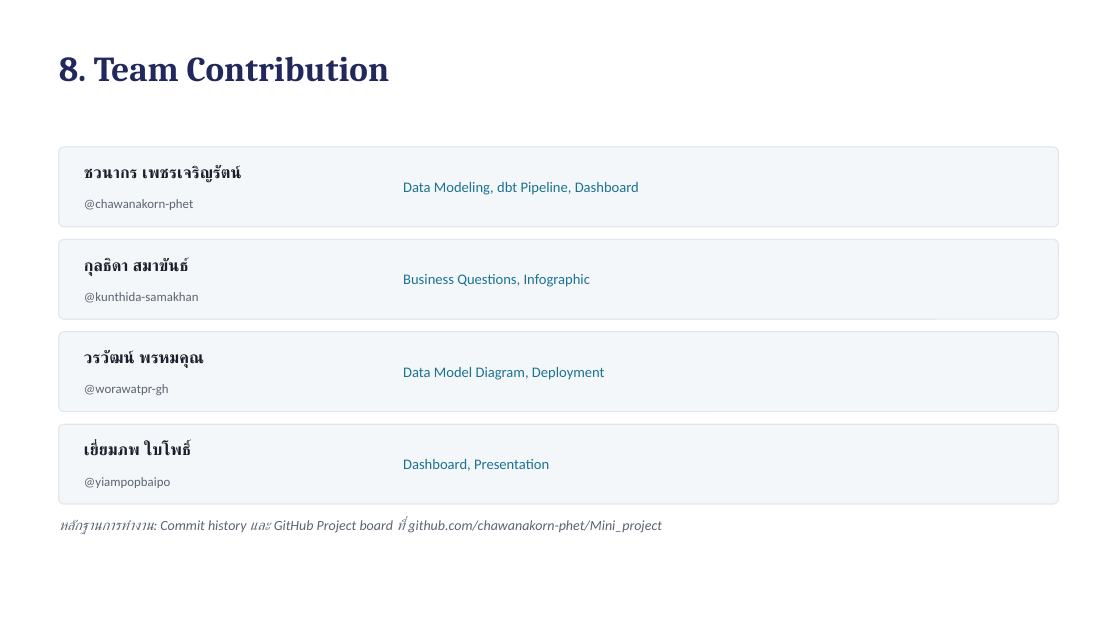
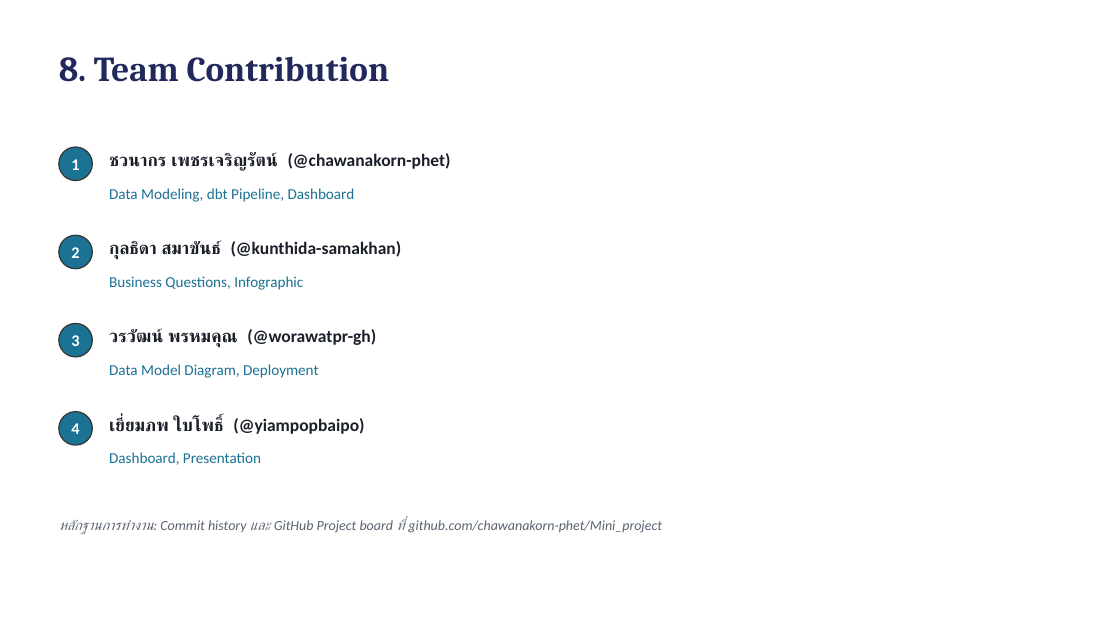
Before and after one commit to chawanakorn-phet/Mini_project, a slide deck: slide 11 of deliverables/Mini_Project_Olist_DW.pptx. Drawn at 1120x630 pixels with LibreOffice and Linux fonts; fonts in the diff are those of the drawing. Boxes give left, top, right and bottom in pixels: in the first picture for what was removed or moved away, otherwise in the second. Text is boxed around its words. In the diff, an @@ line names an element or a change of style, - is before the commit and + after.

Commit message:
Rebuild Team Contribution slide with a simpler shape pattern
PowerPoint flagged the deck for repair on open and silently dropped the
Team Contribution slide, even though it passed full OOXML schema/
relationship/content-type validation. Rebuilt that slide using the same
ellipse+text pattern already proven safe on the Business Questions
slides, instead of the roundRect card background it used before.

```diff
--- a/deliverables/Mini_Project_Olist_DW.pptx
+++ b/deliverables/Mini_Project_Olist_DW.pptx
@@ rounded rectangle removed at <box>59,147,1059,227</box> @@
@@ ellipse added at <box>59,147,92,181</box>, fill #1C7293, outline #333333 1 pt @@
@@ text added at <box>71,159,79,170</box>, 14 pt, text #FFFFFF, bold @@
+1
@@ text removed at <box>84,166,240,183</box> @@
-ชวนากร เพชรเจริญรัตน์
@@ size 12.5 to 13 pt in 4 elements at <box>109,364,319,378</box>, <box>109,276,303,290</box>, <box>109,452,261,465</box>, <box>109,188,355,202</box> @@
@@ text "Data Modeling, dbt Pipeline, Dashboard": place and size @@
-text "Data Modeling, dbt Pipeline, Dashboard" at <box>403,182,639,195</box>
+text "Data Modeling, dbt Pipeline, Dashboard" at <box>109,188,355,202</box>
@@ text at <box>109,153,451,171</box>: text changed; size 11 to 15 pt; text colour #5B6472 to #1B1F2A; bold on @@
-@chawanakorn-phet
+ชวนากร เพชรเจริญรัตน์ (@chawanakorn-phet)
@@ rounded rectangle removed at <box>59,239,1059,319</box> @@
@@ ellipse added at <box>59,235,92,269</box>, fill #1C7293, outline #333333 1 pt @@
@@ text added at <box>71,247,79,258</box>, 14 pt, text #FFFFFF, bold @@
+2
@@ text removed at <box>84,258,189,276</box> @@
-กุลธิดา สมาขันธ์
@@ text "Business Questions, Infographic": place and size @@
-text "Business Questions, Infographic" at <box>403,274,590,287</box>
+text "Business Questions, Infographic" at <box>109,276,303,290</box>
@@ text at <box>109,241,402,260</box>: text changed; size 11 to 15 pt; text colour #5B6472 to #1B1F2A; bold on @@
-@kunthida-samakhan
+กุลธิดา สมาขันธ์ (@kunthida-samakhan)
@@ ellipse added at <box>59,323,92,357</box>, fill #1C7293, outline #333333 1 pt @@
@@ text at <box>109,329,376,348</box>: text changed; size 11 to 15 pt; text colour #5B6472 to #1B1F2A; bold on @@
-@worawatpr-gh
+วรวัฒน์ พรหมคุณ (@worawatpr-gh)
@@ rounded rectangle removed at <box>59,332,1059,412</box> @@
@@ text added at <box>71,335,79,346</box>, 14 pt, text #FFFFFF, bold @@
+3
@@ text removed at <box>84,351,204,368</box> @@
-วรวัฒน์ พรหมคุณ
@@ text "Data Model Diagram, Deployment": place and size @@
-text "Data Model Diagram, Deployment" at <box>403,367,605,380</box>
+text "Data Model Diagram, Deployment" at <box>109,364,319,378</box>
@@ ellipse added at <box>59,412,92,445</box>, fill #1C7293, outline #333333 1 pt @@
@@ text at <box>109,417,364,434</box>: text changed; size 11 to 15 pt; text colour #5B6472 to #1B1F2A; bold on @@
-@yiampopbaipo
+เยี่ยมภพ ใบโพธิ์ (@yiampopbaipo)
@@ rounded rectangle removed at <box>59,424,1059,504</box> @@
@@ text added at <box>71,423,79,434</box>, 14 pt, text #FFFFFF, bold @@
+4
@@ text removed at <box>84,443,191,456</box> @@
-เยี่ยมภพ ใบโพธิ์
@@ text "Dashboard, Presentation": place and size @@
-text "Dashboard, Presentation" at <box>403,459,549,471</box>
+text "Dashboard, Presentation" at <box>109,452,261,465</box>
```
Also in this commit, not shown: 1 other file.
